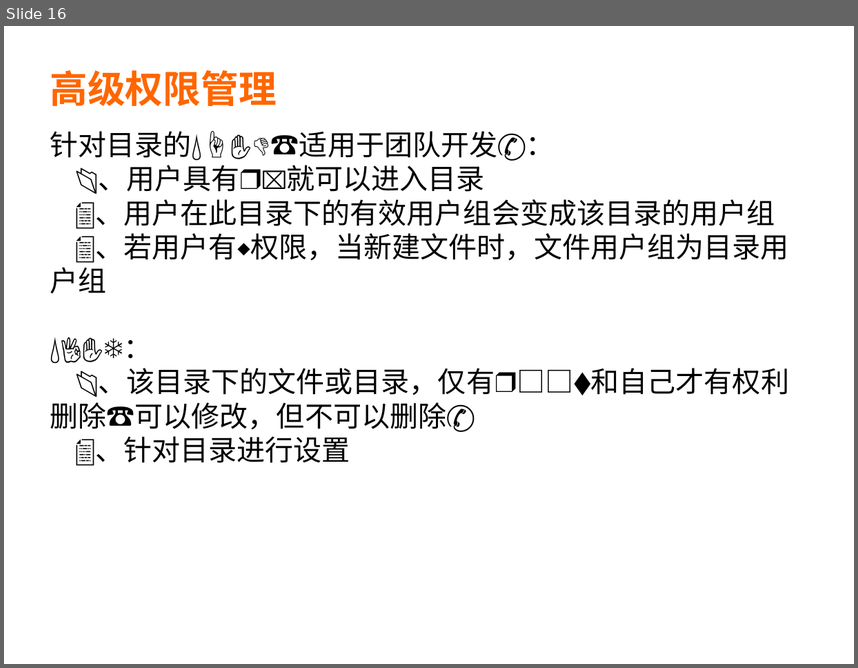
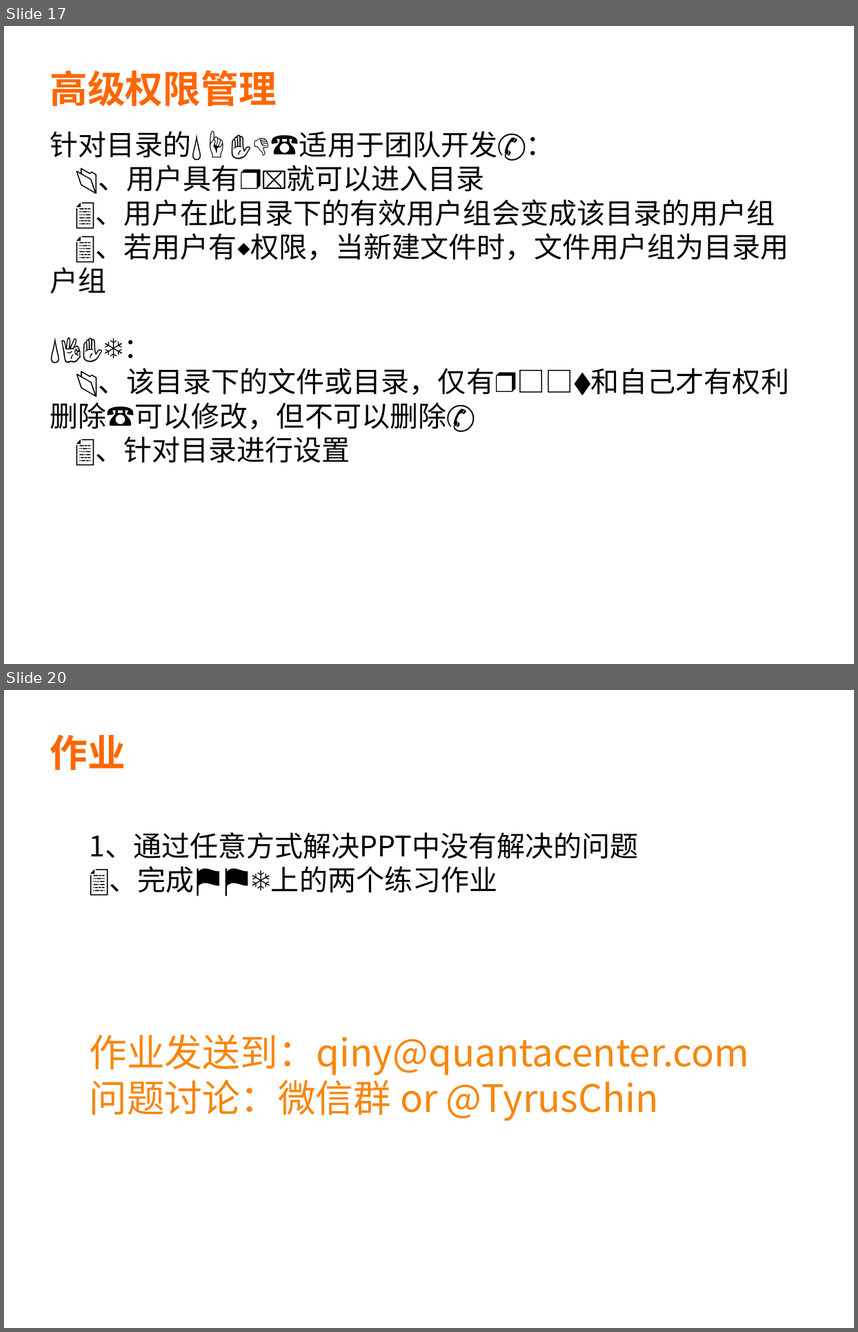
Before and after one commit to QuantaCenter/10th_web, a slide deck: lesson4/linux_ch1.ppt. Shown one above the other, each under a label of ours: slide 16 before the commit, slides 17 and 20 after it; the slides between them are not shown. The pictures are 858x668 and 858x1332 pixels, drawn with LibreOffice and Linux fonts; fonts in the diff are those of the drawing; background and template pictures are left out. Boxes give left, top, right and bottom in pixels: in the first picture for what was removed or moved away, otherwise in the second. Text is boxed around its words. In the diff, an @@ line names an element or a change of style, - is before the commit and + after.

```diff
--- a/lesson4/linux_ch1.ppt
+++ b/lesson4/linux_ch1.ppt
@@ slide 20 added at <box>4,690,854,1328</box>, background picture (left out) @@
@@ text added at <box>50,735,125,770</box>, 32 pt, text #FF6600, bold @@
+作业
@@ text added at <box>89,832,638,893</box>, 24 pt, text #000000 @@
+1、通过任意方式解决PPT中没有解决的问题
+📄、完成⚑⚑❄上的两个练习作业
@@ text added at <box>89,1034,749,1121</box>, 32 pt, text #F7860C @@
+作业发送到：qiny@quantacenter.com
+问题讨论：微信群 or @TyrusChin
@@ what was slide 16 is now slide 17 @@
```
Also in this commit, not shown: 6 slides changed, 3 other slides added.
